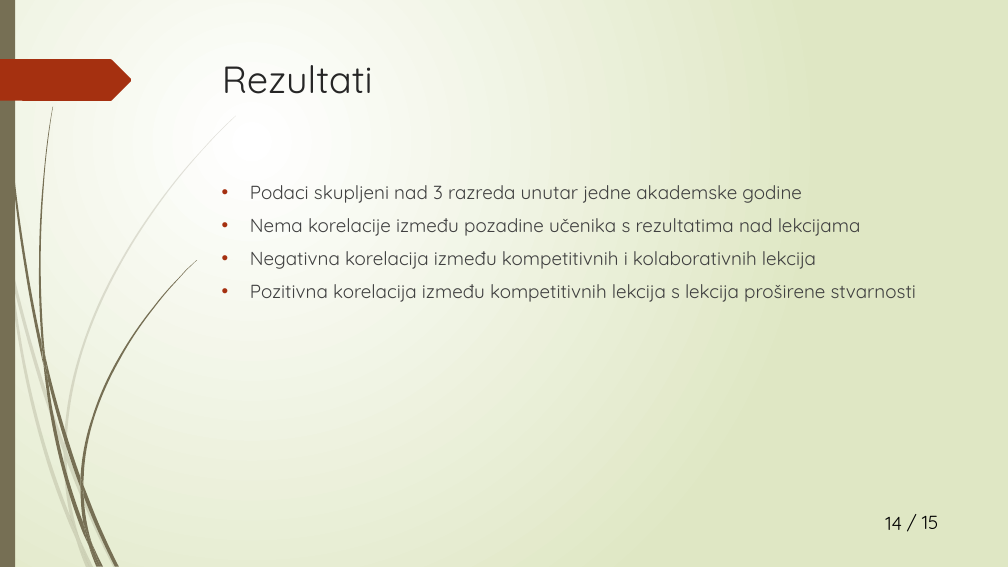
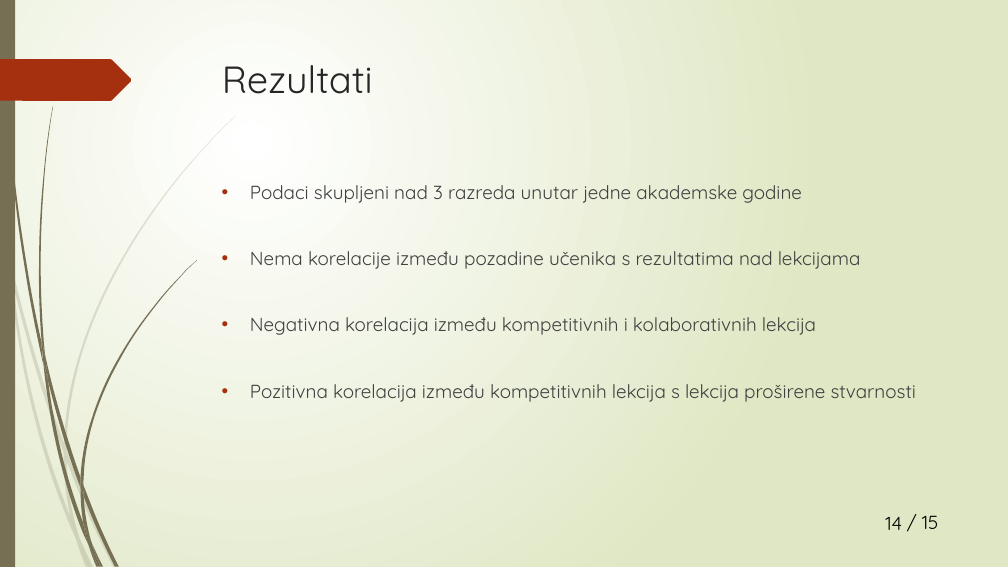
Before and after one commit to RokiFoki/Diplomski, a slide deck: slide 14 of Prezentacija.pptx. Drawn at 1008x567 pixels with LibreOffice and Linux fonts; fonts in the diff are those of the drawing. Boxes give left, top, right and bottom in pixels: in the first picture for what was removed or moved away, otherwise in the second. Text is boxed around its words. In the diff, an @@ line names an element or a change of style, - is before the commit and + after.

```diff
--- a/Prezentacija.pptx
+++ b/Prezentacija.pptx
@@ text "Podaci skupljeni nad 3 razreda ..." rewrapped from <box>250,185,916,302</box> to <box>250,185,916,402</box> @@
```
Also in this commit, not shown: 8 other slides changed, 1 other file.
